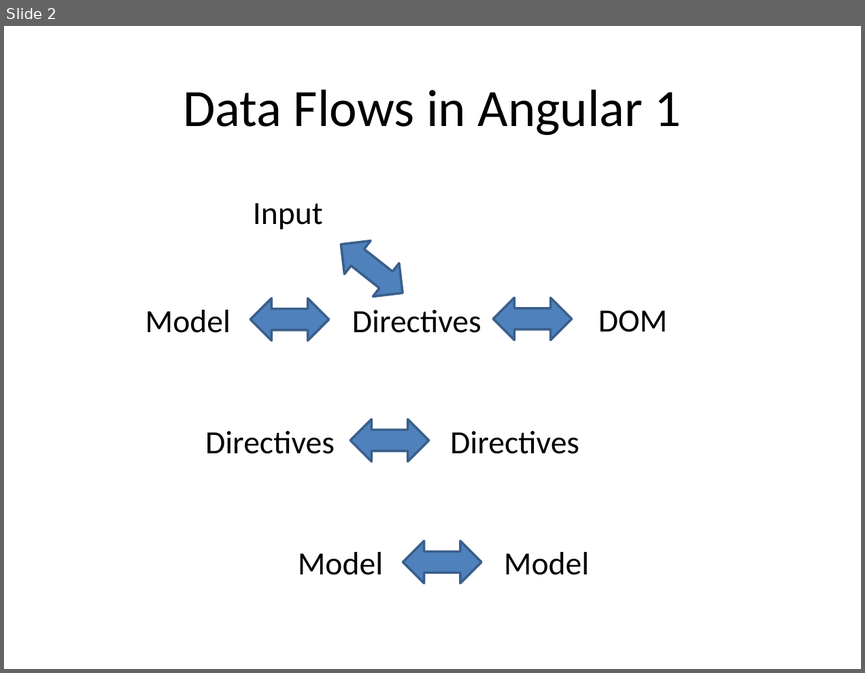
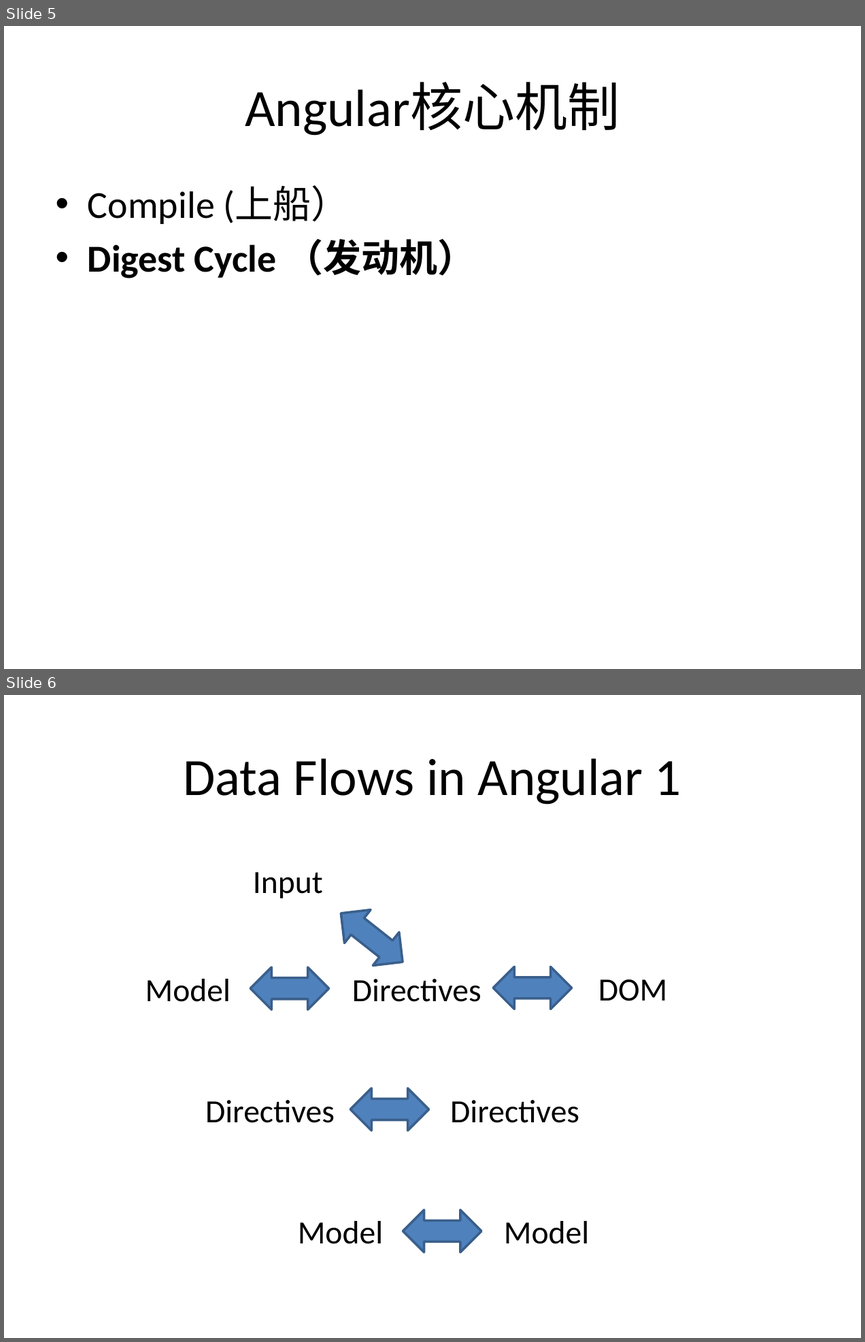
Before and after one commit to SijieCai/angular-performance-demo, a slide deck: angular1.x核心机制分析及性能实战.pptx. Shown one above the other, each under a label of ours: slide 2 before the commit, slides 5 and 6 after it. The pictures are 865x673 and 865x1342 pixels, drawn with LibreOffice and Linux fonts; fonts in the diff are those of the drawing. Boxes give left, top, right and bottom in pixels: in the first picture for what was removed or moved away, otherwise in the second. Text is boxed around its words. In the diff, an @@ line names an element or a change of style, - is before the commit and + after.

```diff
--- a/angular1.x核心机制分析及性能实战.pptx
+++ b/angular1.x核心机制分析及性能实战.pptx
@@ slide 5 added at <box>4,26,861,669</box>, background #FFFFFF @@
@@ title added at <box>245,82,619,135</box>, 44 pt, text #000000 @@
+Angular核心机制
@@ text added at <box>88,186,476,278</box>, 32 pt, text #000000, bold @@
+• Compile (上船）
+• Digest Cycle （发动机）
@@ what was slide 2 is now slide 6 @@
```
Also in this commit, not shown: 3 slides changed, 7 other slides added, 9 slides removed, 6 other files.
